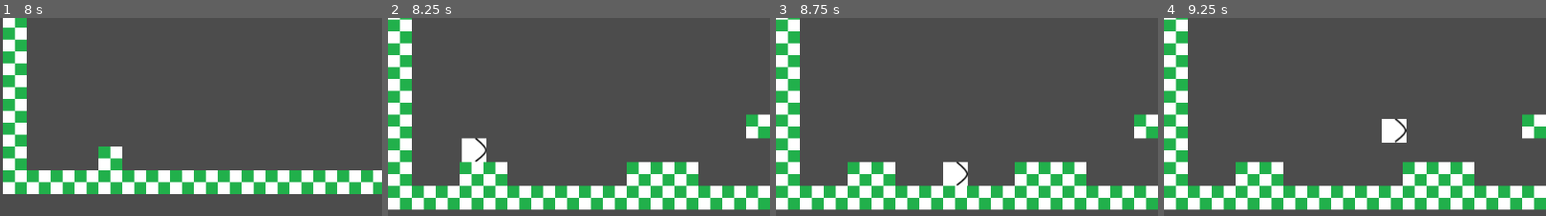
Above: before the commit, frames 1-4 (left to right).
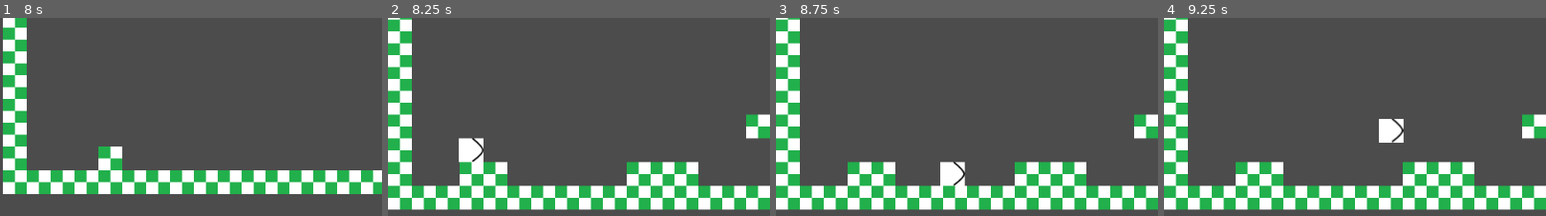
Above: after the commit, the same moments.

Repository: jjmontes/Indie-Dev-Jam-Es-10
Game: Godot game, scene res://Scenes/Game.tscn
Two runs of this game, one before a commit and one after it. Both use one fixed random seed, a clock stepped at 60 frames per second and the inputs below.
Inputs:
- Up to frame 1 (8 s): tap Enter at 0.5, 2 s; hold Ctrl 0.53-1.28 s; hold Up (ui_up) 0.53-2.03 s; tap Space (ui_select) at 0.77, 1.25, 1.52, 2.75, 3.02, 3.77, 4.52, 6.02, 6.77, 7.52 s; tap Ctrl every 1.5 s from 1.35 to 7.35 s; hold Down (ui_down) 2.03-2.78 s; hold Ctrl 2.03-2.78 s; hold Up (ui_up) 2.78-4.28 s; hold Ctrl 3.53-4.28 s; hold Down (ui_down) 4.28-5.03 s; hold Up (ui_up) 5.03-5.78 s; hold Ctrl 5.03-5.78 s; hold Down (ui_down) 5.78-7.28 s; hold Ctrl 6.53-7.28 s; hold Up (ui_up) from 7.28 s (still down)
- Up to frame 2 (8.25 s): keep holding Up (ui_up); hold Ctrl from 8.03 s (still down)
- Up to frame 3 (8.75 s): keep holding Up (ui_up); keep holding Ctrl
- Up to frame 4 (9.25 s): keep holding Up (ui_up); release Ctrl at 8.78 s; tap Ctrl at 8.85 s; tap Space (ui_select) at 9.02 s
The pictures show only the part of the screen within x 0-50%, y 50-100%; the shares and areas given below are measured in that part.

Frame 1 is identical in both runs. In frame 2, 0.4% of the frame differs, in the area x 18-26%, y 60-74%; in frame 3, 0.4%; in frame 4, 0.4%.

Commit message:
Se cambia llamada add_child para que se ejecute en diferido (para evitar error de ejecución)

Diff:
--- a/Scripts/Game.gd
+++ b/Scripts/Game.gd
@@ -24,7 +24,7 @@
 	current_level = levels[index].instance()
 	current_level.connect("exit", self, "_on_level_exit")
 	current_level.add_player(player.instance())
-	add_child(current_level)
+	call_deferred("add_child", current_level)
 	index_level = index
 
 func load_menu():
